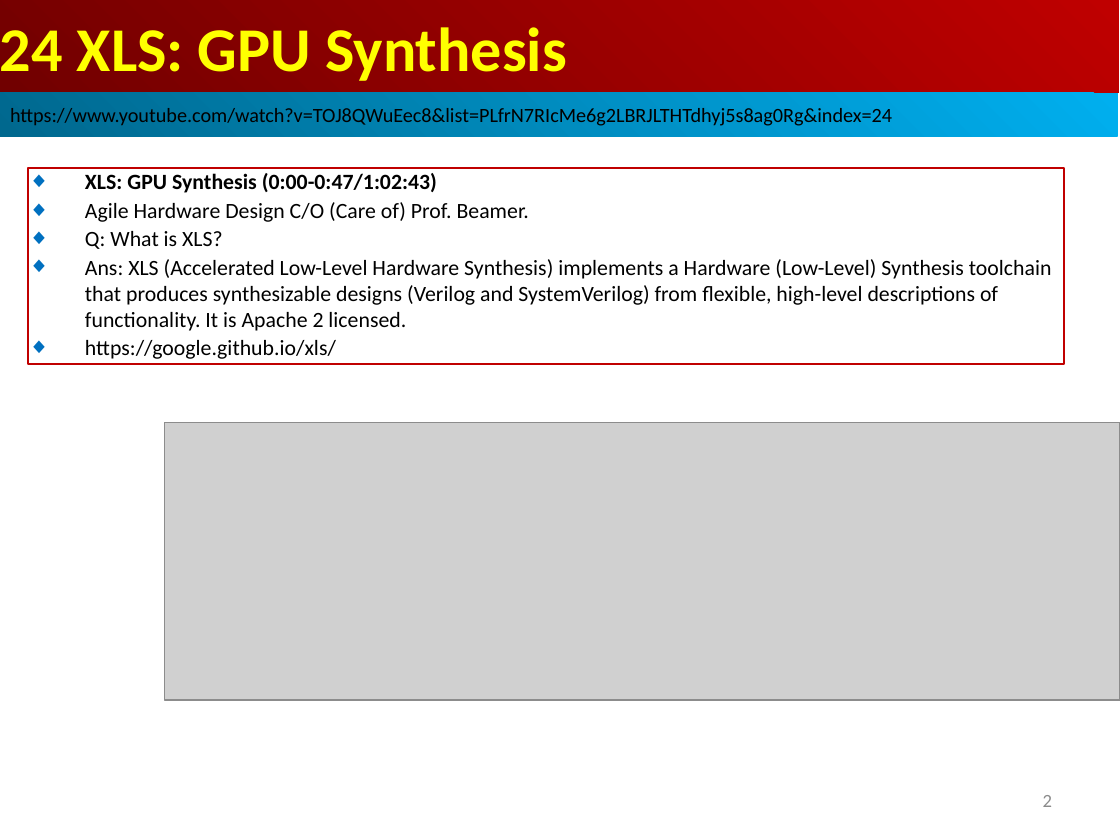
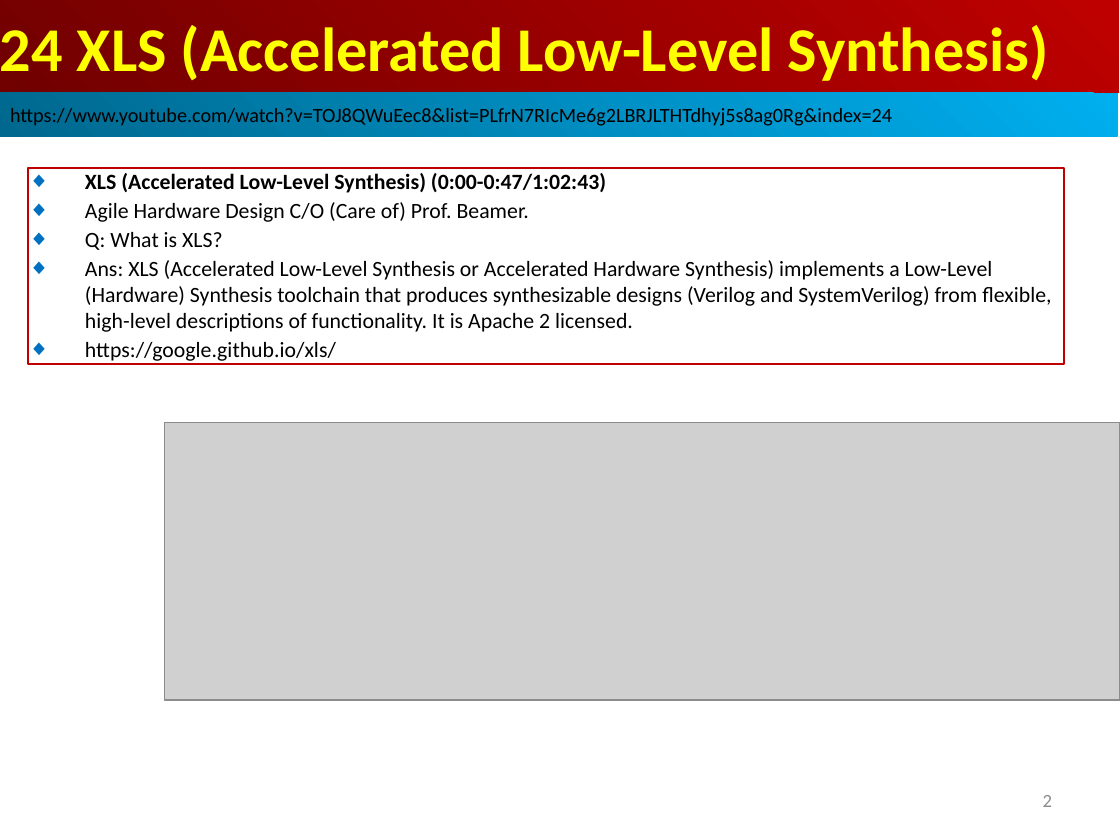
Before and after one commit to peterhchen/AIU_CS800_Chisel, a slide deck: slide 2 of 500_UCSC_HWD/024_XLS/000_Video/024.XLS.ppt. Drawn at 1120x840 pixels with LibreOffice and Linux fonts; fonts in the diff are those of the drawing; grey boxes stand for pictures. Boxes give left, top, right and bottom in pixels: in the first picture for what was removed or moved away, otherwise in the second. Text is boxed around its words. In the diff, an @@ line names an element or a change of style, - is before the commit and + after.

```diff
--- a/500_UCSC_HWD/024_XLS/000_Video/024.XLS.ppt
+++ b/500_UCSC_HWD/024_XLS/000_Video/024.XLS.ppt
@@ text in rectangle at bbox=[0, 25, 1049, 81]: text changed @@
-24 XLS: GPU Synthesis
+24 XLS (Accelerated Low-Level Synthesis)
@@ text in rectangle at bbox=[85, 173, 606, 193]: text changed @@
-◆ XLS: GPU Synthesis (0:00-0:47/1:02:43)
+◆ XLS (Accelerated Low-Level Synthesis) (0:00-0:47/1:02:43)
@@ text in rectangle at bbox=[85, 260, 1051, 332]: text changed @@
-◆ Ans: XLS (Accelerated Low-Level Hardware Synthesis) implements a Hardware (Low-Level) Synthesis toolchain that produces synthesizable designs (Verilog and SystemVerilog) from flexible, high-level descriptions of functionality. It is Apache 2 licensed.
+◆ Ans: XLS (Accelerated Low-Level Synthesis or Accelerated Hardware Synthesis) implements a Low-Level (Hardware) Synthesis toolchain that produces synthesizable designs (Verilog and SystemVerilog) from flexible, high-level descriptions of functionality. It is Apache 2 licensed.
```
Also in this commit, not shown: 2 other slides changed, 24 slides added, 1 slide removed.
